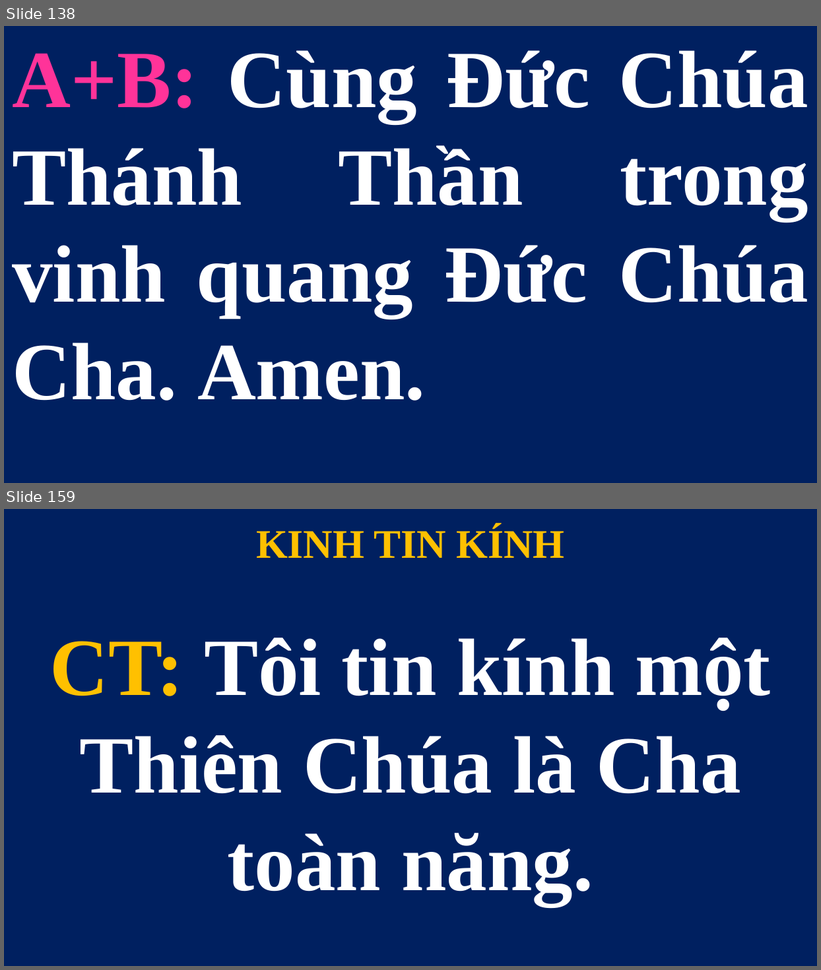
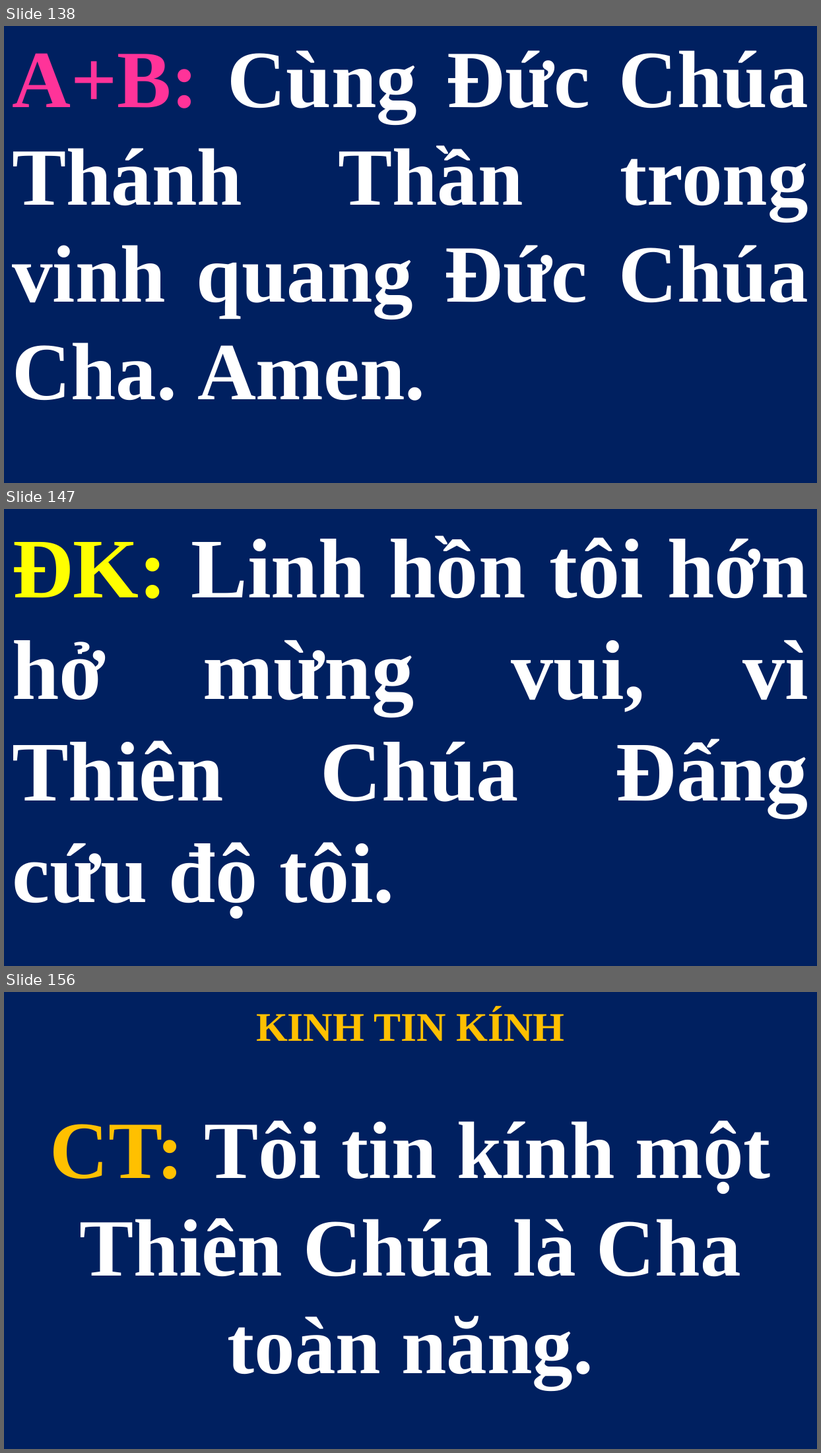
Before and after one commit to lythanhngodev64/SlideLe, a slide deck: Slide/CN-27-TN 2026.pptx. Shown one above the other, each under a label of ours: slides 138 and 159 before the commit, slides 138, 147 and 156 after it; the slides between them are not shown. The pictures are 821x970 and 821x1453 pixels, drawn with LibreOffice and Linux fonts; fonts in the diff are those of the drawing. Boxes give left, top, right and bottom in pixels: in the first picture for what was removed or moved away, otherwise in the second. Text is boxed around its words. In the diff, an @@ line names an element or a change of style, - is before the commit and + after.

```diff
--- a/Slide/CN-27-TN 2026.pptx
+++ b/Slide/CN-27-TN 2026.pptx
@@ slide 147 added at [4,509,817,966], background #FFFFFF @@
@@ subtitle added at [4,509,817,966], fill #002060, 75 pt, text #FFFFFF, bold @@
+ĐK: Linh hồn tôi hớn hở mừng vui, vì Thiên Chúa Đấng cứu độ tôi.
@@ what was slide 159 is now slide 156 @@
```
Also in this commit, not shown: 2 slides changed, 9 other slides added, 13 slides removed, 1 other file.
